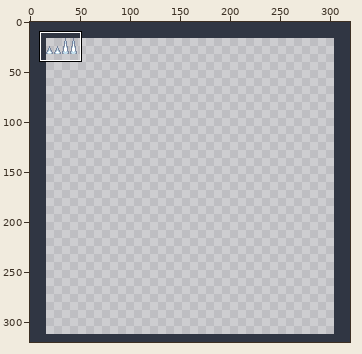
Pixel-art file, stored at assets/sprites/tilesets/Hazards.aseprite. The first picture is a wide view before the edit; the outline marks the close-up.
Close-up. Before the commit:
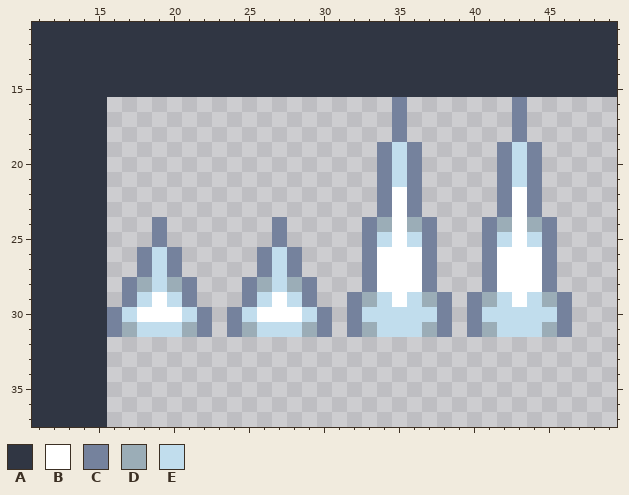
320x320 pixels, 1 frame. Shown: x 11..49, y 11..37.
Palette (. is transparent): A #303643  B #ffffff  C #75829d  D #9badb7  E #c1dded
After:
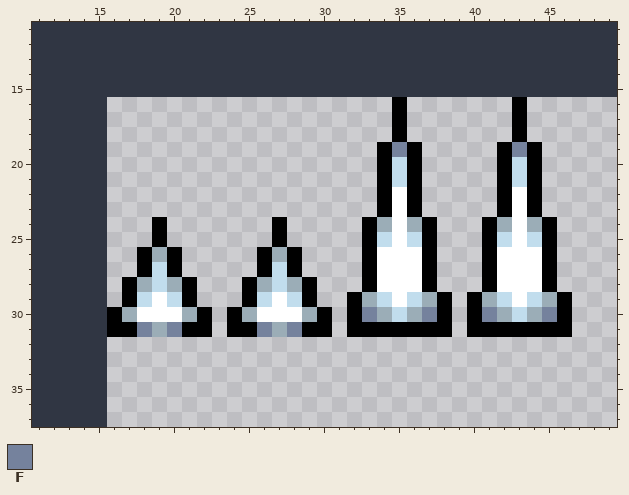
Colours new in this view: F #75829d
The exact change:
colour C: #75829d -> #000000
y 19: x 35 E -> F; x 43 E -> F
y 26: x 19 E -> D; x 27 E -> D
y 30: x 17 E -> D; x 21 E -> D; x 25 E -> D; x 29 E -> D; x 33..34 EE -> FD; x 36..37 EE -> DF; x 41..42 EE -> FD; x 44..45 EE -> DF
y 31: x 17..21 DEEED -> CFDFC; x 25..29 DEEED -> CFDFC; x 33..37 DEEED -> CCCCC; x 41..45 DEEED -> CCCCC
Boxes around the changes in both close-ups, in picture pixels (x1, y1, x2, y2):
changed: (107, 97, 572, 337)
